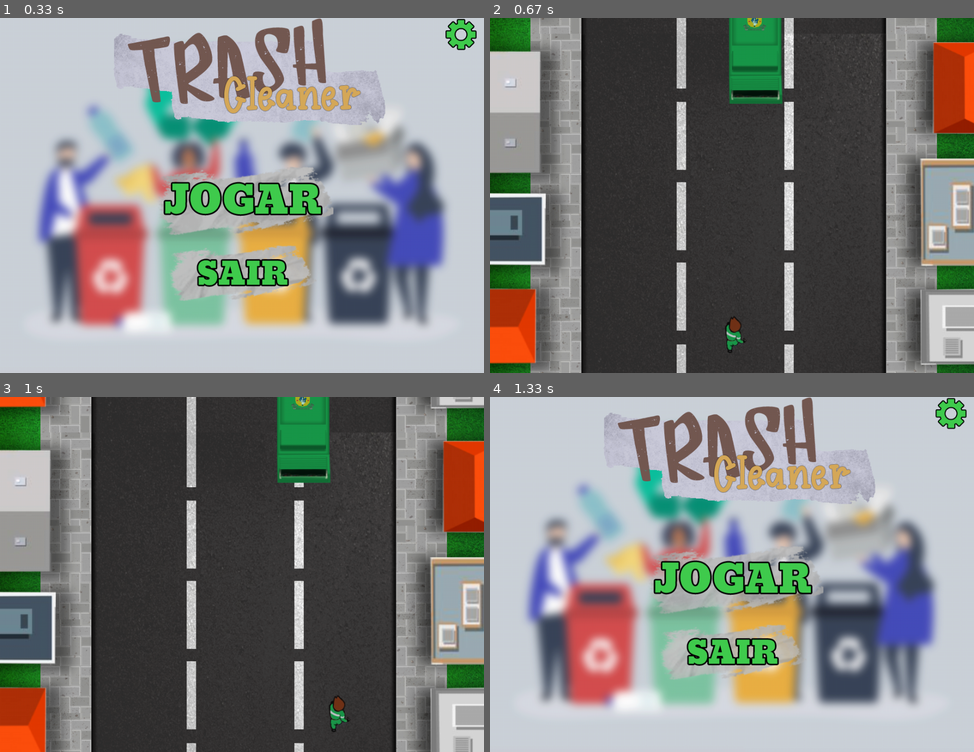
Above: before the commit, frames 1-4 (two rows, left to right).
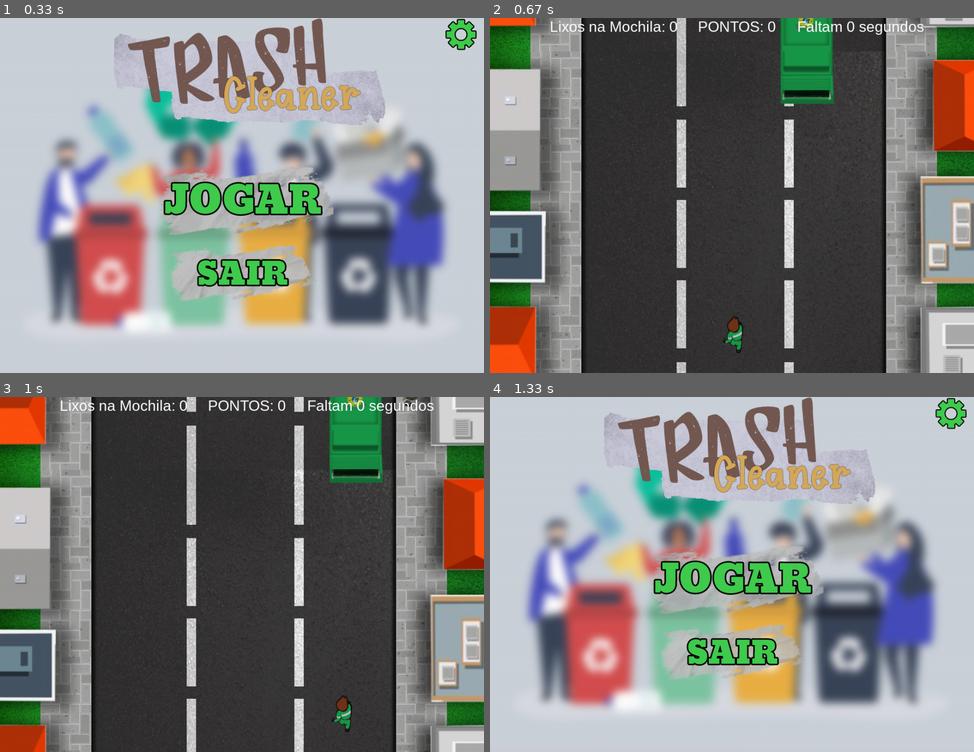
Above: after the commit, the same moments.

Repository: luisfelipelira/Pygame-PCA
Game: pygame game, started from menu.py
The game is run twice, just before and just after one commit, with the same random seed, the same clock (stepped at 60 frames per second) and the same inputs.
Inputs (mouse positions are in pixels of both pictures, inside the frame that each line leads up to):
- Up to frame 1 (0.33 s): no input
- Up to frame 2 (0.67 s): press the mouse at (712, 209) at 0.37 s; move the mouse to (799, 199) at 0.47 s; release the mouse at (886, 184) at 0.6 s
- Up to frame 3 (1 s): hold Space from 0.67 s (still down); hold Right from 0.67 s (still down); move the mouse to (222, 478) at 0.7 s
- Up to frame 4 (1.33 s): release Space at 1.13 s; release Right at 1.13 s; hold Esc from 1.17 s (still down); hold Right from 1.17 s (still down)

Frame 1 is identical in both runs. In frame 2, 22% of the frame differs, in the area x 0-100%, y 0-100%; in frame 3, 28%; in frame 4, nothing differs.

Commit message:
Novo Commit para jogar lixos

Diff:
--- a/catador.py
+++ b/catador.py
@@ -1,9 +1,5 @@
 import pygame
 import math
-
-WIDTH = 720
-HEIGHT = 980
-
 
 class Carro(pygame.sprite.Sprite):
 
@@ -12,20 +8,20 @@
 
         self.image = pygame.image.load('Imagens/jogo/caminhãodelixo.png')
         self.image = pygame.transform.scale(self.image, [140, 330])
-        self.rect = pygame.Rect(440, 10, 100, 800)
+        self.rect = pygame.Rect(440, -150, 100, 320)
         self.timer = 0
 
     def update(self, *args):
         self.timer += 0.02
         self.rect.x = 35
 
-        self.rect.x = 395 + math.sin(self.timer) * 225
+        self.rect.x = 425 + math.sin(self.timer) * 225
 
-        if self.rect.top < 0:
-            self.rect.top = 0
+        #if self.rect.top < 0:
+            #self.rect.top = 0
         if self.rect.bottom > 650:
             self.rect.bottom = 650
         if self.rect.left < 0:
             self.rect.left = 0
-        if self.rect.right > 750:
-            self.rect.right = 750
+        if self.rect.right > 800:
+            self.rect.right = 800
--- a/lixos.py
+++ b/lixos.py
@@ -2,29 +2,56 @@
 import time
 from random import randint
 
-WIDTH = 720
-HEIGHT = 980
-
 clock = pygame.time.Clock()
 pygame.mixer.init()
-esteira = 0
 
+LIXOVELOCIDADE = 2
 
-class Lixo(pygame.sprite.Sprite):
+class LixoL(pygame.sprite.Sprite):
     def __init__(self, *groups):
         super().__init__(*groups)
         self.images = [pygame.image.load('Imagens/jogo/LataLixo1.png'),
-                       pygame.image.load('Imagens/jogo/LataLixo2.png'),
-                       pygame.image.load('Imagens/jogo/Lixo1.png')]
+                    pygame.image.load('Imagens/jogo/LataLixo2.png'),
+                    pygame.image.load('Imagens/jogo/Lixo1.png')]
 
         self.current_image = randint(0, 2)
-        self.image = pygame.image.load('Imagens/jogo/boneco1.png')
+        self.image = pygame.image.load('Imagens/jogo/Lixo1.png')
         self.image = pygame.transform.scale(self.image, [69, 146])
-        self.rect = pygame.Rect(130, -250, 100, 100)
+        self.rect = pygame.Rect(130, randint(-150, 0), 0, 0)
 
     def update(self, *args):
         self.image = self.images[self.current_image]
-        if esteira == 0:
-            self.rect.y += 2
-        else:
-            self.rect.y = 0
+        self.rect.y += LIXOVELOCIDADE
+
+
+class LixoR(pygame.sprite.Sprite):
+    def __init__(self, *groups):
+        super().__init__(*groups)
+        self.images = [pygame.image.load('Imagens/jogo/LataLixo1.png'),
+                        pygame.image.load('Imagens/jogo/LataLixo2.png'),
+                        pygame.image.load('Imagens/jogo/Lixo1.png')]
+
+        self.current_image = randint(0, 2)
+        self.image = pygame.image.load('Imagens/jogo/Lixo1.png')
+        self.image = pygame.transform.scale(self.image, [69, 146])
+        self.rect = pygame.Rect(810, randint(-150, 0), 0, 0)
+
+    def update(self, *args):
+        self.image = self.images[self.current_image]
+        self.rect.y += LIXOVELOCIDADE
+
+class tiro(pygame.sprite.Sprite):
+    def __init__(self, *groups):
+        super().__init__(*groups)
+        self.images = [pygame.image.load('Imagens/jogo/LataLixo1.png'),
+                    pygame.image.load('Imagens/jogo/LataLixo2.png'),
+                    pygame.image.load('Imagens/jogo/Lixo1.png')]
+
+        self.current_image = randint(0, 2)
+        self.image = pygame.image.load('Imagens/jogo/Lixo1.png')
+        self.image = pygame.transform.scale(self.image, [69, 146])
+        self.rect = pygame.Rect(130, randint(-150, 0), 0, 0)
+
+    def update(self, *args):
+        self.image = self.images[self.current_image]
+        self.rect.y -= 5
--- a/menu.py
+++ b/menu.py
@@ -1,8 +1,17 @@
 import pygame
 import shelve
+
 from catador import Carro
 from player import Player
-from lixos import Lixo
+from lixos import LixoL
+from lixos import LixoR
+from lixos import tiro
+from time import sleep
+
+
+import math
+import time
+from random import randint
 import os
 
 
@@ -10,11 +19,15 @@
 
 WIDTH = 980
 HEIGHT = 720
+
+
 
 pygame.init()
 save = shelve.open('save')
 pygame.display.set_caption("Trash Cleaner")
 screen = pygame.display.set_mode((WIDTH, HEIGHT))
+#Lançar_group = pygame.sprite.Group()
+
 
 # Iniciando imagens, sons e fontes e arquivos
 
@@ -31,8 +44,10 @@
 configalt = pygame.image.load('imagens/menu/configalt.png')
 
 
-# music = pygame.mixer.Sound('Sons/music.wav')
-# passos = pygame.mixer.Sound('Sons/passos.wav')
+#music = pygame.mixer.Sound('Sons/music.wav')
+#passos = pygame.mixer.Sound('Sons/passos.wav')
+
+# Menu
 def menu():
     # Coloca as imagens
     screen.blit(fundo, (0, 0))
@@ -58,56 +73,8 @@
         if WIDTH / 3.1 + 359 > mouse[0] > WIDTH / 3.1 and 300 + 142 > mouse[1] > 300:
             screen.blit(jogaralt, (WIDTH / 3.3, 288))
             if pygame.mouse.get_pressed()[0]:
-
-                # objetos
-
-                objectGroup = pygame.sprite.Group()
-                Player(objectGroup)
-                Carro(objectGroup)
-                Lixo(objectGroup)
-
-
-                # Fundo
-                bg = pygame.image.load('Imagens/jogo/fundosemobjetos.png').convert()
-                bg = pygame.transform.scale(bg, (WIDTH, HEIGHT))
-                bg_y = 0
-
-                # Sounds
-                andar = pygame.mixer.Sound('Sons/passos.wav')
-
-                # Música
-
-                # pygame.mixer_music.load("Sons/music.wav")
-                # pygame.mixer.music.play(-1)
-
-                # enemies_spd = 0
-
-                clock = pygame.time.Clock()
-                # def jogo():
-                while True:
-                    clock.tick(60)
-
-                    # Faz o Fundo continuar infinito
-                    bg_y1 = bg_y % bg.get_height()
-                    bg_y += 2
-                    screen.blit(bg, (0, bg_y1 - bg.get_height()))
-                    if bg_y1 < HEIGHT:
-                        screen.blit(bg, (0, bg_y1))
-                        # Desenha os objetos
-                        objectGroup.draw(screen)
-                    for event in pygame.event.get():
-                        if event.type == pygame.QUIT:
-                            pygame.quit()
-                        elif event.type == pygame.KEYDOWN:
-                            if event.key == pygame.K_SPACE:
-                                andar.play()
-                            if event.key == pygame.K_ESCAPE:
-                                menu()
-
-                    # Update
-                    objectGroup.update()
-                    pygame.display.update()
-                    screen.fill((0, 0, 0))
+                jogo()
+
         else:
             screen.blit(jogar, (WIDTH / 3.1, 300))
 
@@ -130,6 +97,135 @@
 
         pygame.display.flip()
 
-
+font_name = pygame.font.match_font('arial')
+def text(surf, text, size, x, y):
+    font = pygame.font.Font(font_name, size)
+    text_surface = font.render(text, True, (255,255,255,0))
+    text_rect = text_surface.get_rect()
+    text_rect.midtop = (x, y)
+    surf.blit(text_surface, text_rect)
+
+
+# Game
+def jogo():
+    # objetos
+    temporizador = 0
+
+    pontos = 0
+    pontosfeitos = 0
+    timer = 0
+    contagem = 0
+
+    objectGroup = pygame.sprite.Group()
+
+    #lixos = LixoL(objectGroup)
+    #lixos.rect.center = [100, 100]
+    #lixos2 = LixoL(objectGroup)
+    #lixos.rect.center = [200, 200]
+    #lixos3 = LixoL(objectGroup)
+    #lixos.rect.center = [300, 300]
+
+
+    Lixo_group = pygame.sprite.Group()
+    tiro_group = pygame.sprite.Group()
+    #lixoL = LixoL()
+    #lixoR = LixoR()
+    #Lixo_group.add(lixoL)
+    #Lixo_group.add(lixoR)
+
+    Player_group = pygame.sprite.Group()
+    player = Player()
+    Player_group.add(player)
+
+    Carro_group = pygame.sprite.Group()
+    carro = Carro()
+    Carro_group.add(carro)
+
+    all_group = pygame.sprite.Group()
+    #all_group.add(player)
+    #all_group.add(carro)
+    #all_group.add(lançar)
+    #all_group.add(lixoL)
+    #all_group.add(lixoR)
+
+    # Fundo
+    bg = pygame.image.load('Imagens/jogo/fundosemobjetos.png').convert()
+    bg = pygame.transform.scale(bg, (WIDTH, HEIGHT))
+    bg_y = 0
+
+    # Sounds
+    andar = pygame.mixer.Sound('Sons/passos.wav')
+
+    # Música
+
+    # pygame.mixer_music.load("Sons/music.wav")
+    # pygame.mixer.music.play(-1)
+
+    # enemies_spd = 0
+
+    clock = pygame.time.Clock()
+    while True:
+        clock.tick(150)
+
+        # Faz o Fundo continuar infinito
+        bg_y1 = bg_y % bg.get_height()
+        bg_y += 2
+        screen.blit(bg, (0, bg_y1 - bg.get_height()))
+        if bg_y1 < HEIGHT:
+            screen.blit(bg, (0, bg_y1))
+        for event in pygame.event.get():
+            if event.type == pygame.QUIT:
+                pygame.quit()
+            elif event.type == pygame.KEYDOWN:
+                if event.key == pygame.K_ESCAPE:
+                    menu()
+                if event.key == pygame.K_SPACE:
+                    atirar = tiro(objectGroup, tiro_group)
+                    if pontosfeitos >= 1:
+                        atirar.rect.center = player.rect.center
+                        pontosfeitos -= 1
+
+
+        timer += 1
+        if timer == 60:
+            #time.sleep(0.1)
+            timer = 0
+            lixol = LixoL(objectGroup, Lixo_group)
+            lixor = LixoR(objectGroup, Lixo_group)
+
+
+
+        # Update
+        objectGroup.update()
+        #objectGroup.draw(screen)
+
+        #colisão
+        if pygame.sprite.groupcollide(Lixo_group, Player_group, True, False):
+            pontosfeitos += 1
+
+        if pygame.sprite.groupcollide(tiro_group, Carro_group, True, False):
+            pontos += 2
+
+        #Lixo_group.update()
+        #Lixo_group.draw(screen)
+
+        objectGroup.draw(screen)
+
+        Player_group.update()
+        Player_group.draw(screen)
+
+        Carro_group.update()
+        Carro_group.draw(screen)
+
+        all_group.update()
+        all_group.draw(screen)
+
+        text(screen, f"PONTOS: {pontos}", 30, 500, 0)
+        text(screen, f"Lixos na Mochila: {pontosfeitos}", 30, 250, 0)
+        text(screen, f"Faltam {contagem} segundos", 30, 750, 0)
+
+
+        pygame.display.update()
+        screen.fill((0, 0, 0))
 menu()
 pygame.quit()
--- a/player.py
+++ b/player.py
@@ -1,5 +1,5 @@
 import pygame
-import time
+from time import sleep
 
 WIDTH = 720
 HEIGHT = 980
@@ -19,19 +19,20 @@
         self.image = pygame.image.load('Imagens/jogo/boneco1.png')
         self.image = pygame.transform.scale(self.image, [69, 146])
         self.rect = pygame.Rect(460, 570, 100, 100)
-
+        #self.rect[image] = time.sleep(1)
     def update(self, *args):
         comandos = pygame.key.get_pressed()
         self.current_image = (self.current_image + 1) % 2
         self.image = self.images[self.current_image]
+
         if comandos[pygame.K_UP]:
-            self.rect.y -= 10
+            self.rect.y -= 5
         if comandos[pygame.K_DOWN]:
-            self.rect.y += 10
+            self.rect.y += 5
         if comandos[pygame.K_RIGHT]:
-            self.rect.x += 10
+            self.rect.x += 5
         if comandos[pygame.K_LEFT]:
-            self.rect.x -= 10
+            self.rect.x -= 5
 
         # Limitando area do personagem andar
         if self.rect.top < 200:
Not shown, added: .gitattributes
